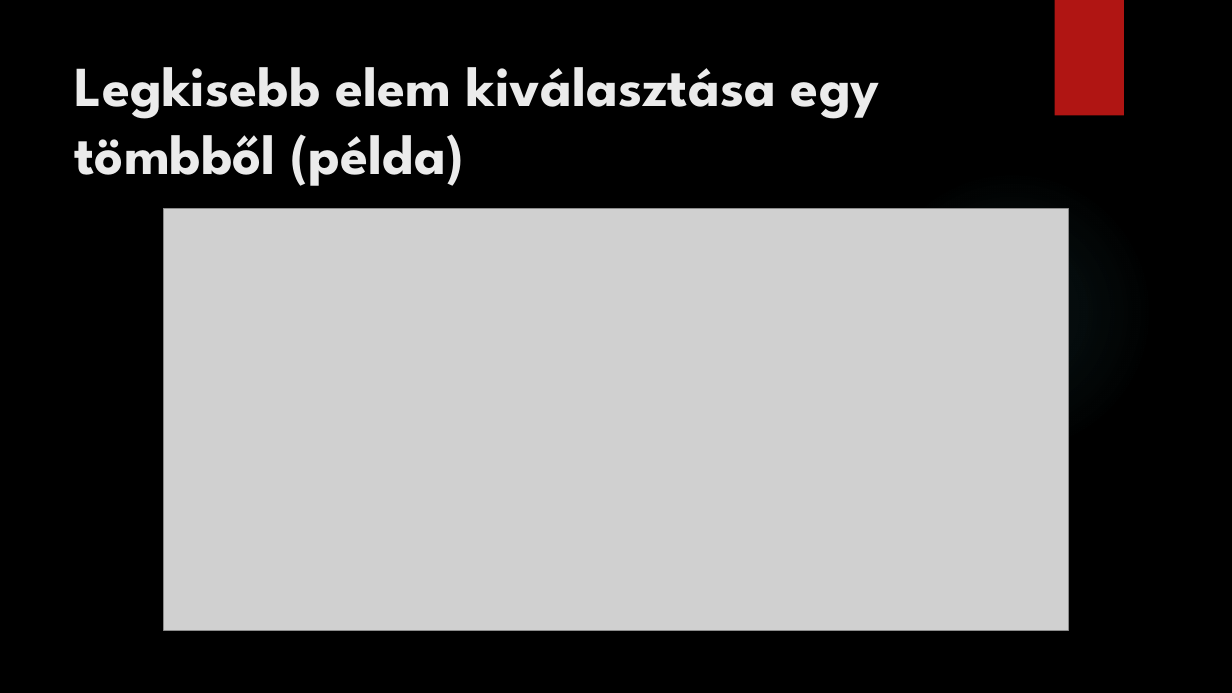
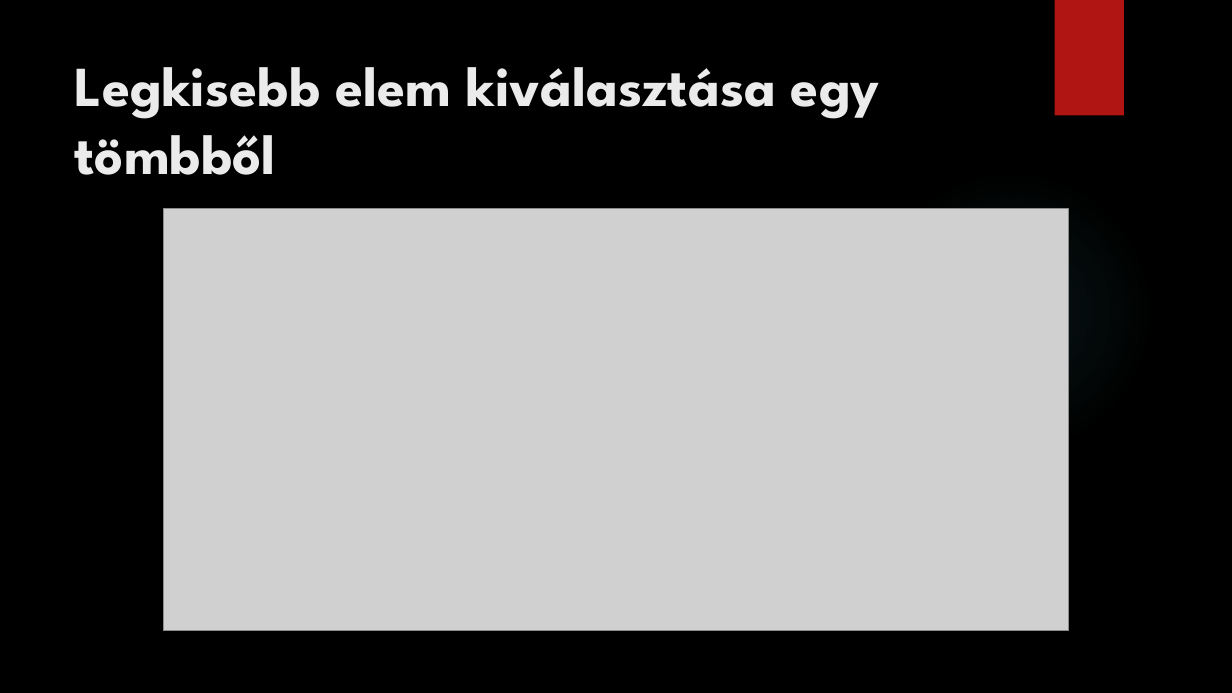
Before and after one commit to kizsi2019/KA_11D, a slide deck: slide 5 of Dunai Krisztián János/Algoritmus.pptx. Drawn at 1232x693 pixels with LibreOffice and Linux fonts; fonts in the diff are those of the drawing; grey boxes stand for pictures; background and template pictures are left out. Boxes give left, top, right and bottom in pixels: in the first picture for what was removed or moved away, otherwise in the second. Text is boxed around its words. In the diff, an @@ line names an element or a change of style, - is before the commit and + after.

```diff
--- a/Dunai Krisztián János/Algoritmus.pptx
+++ b/Dunai Krisztián János/Algoritmus.pptx
@@ title at (75, 67, 880, 175): text changed @@
-Legkisebb elem kiválasztása egy tömbből (példa)
+Legkisebb elem kiválasztása egy tömbből
```
Also in this commit, not shown: 7 other slides changed.
